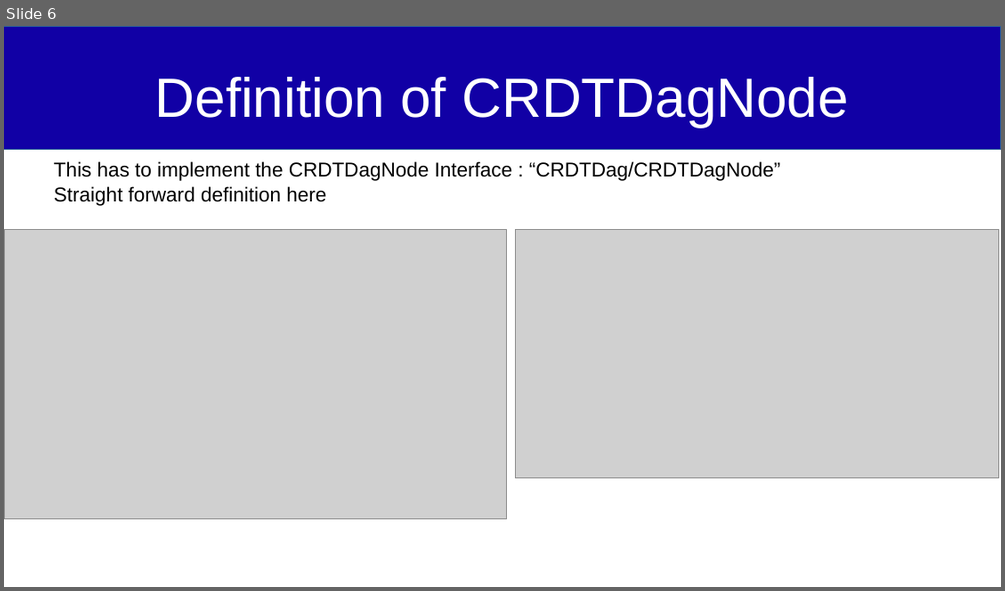
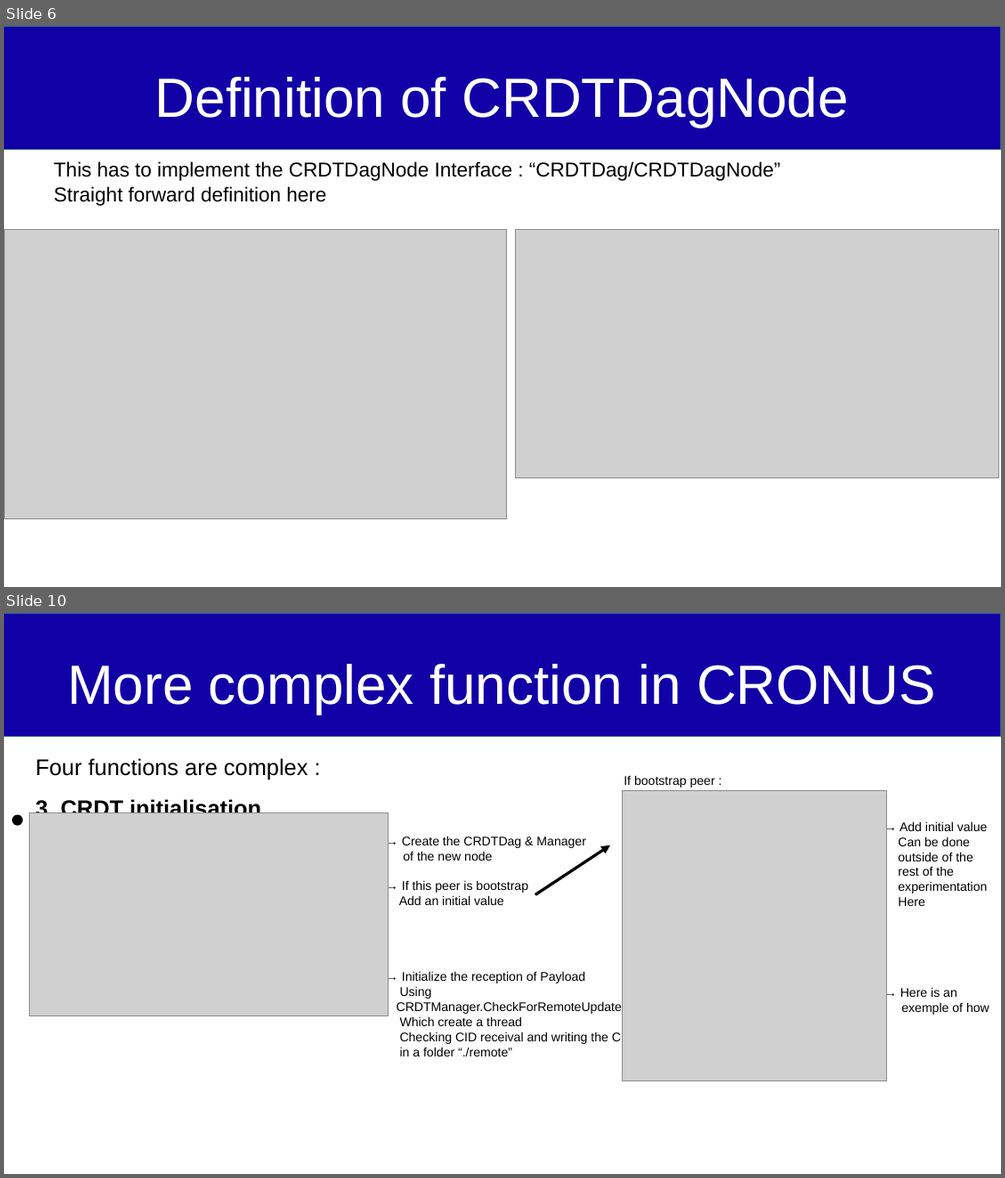
Before and after one commit to Qachr/IM-CRDT, a slide deck: CRDT_IPFS/Define your CRDT.odp. Shown one above the other, each under a label of ours: slide 6 before the commit, slides 6 and 10 after it; the slides between them are not shown. The pictures are 1005x591 and 1005x1178 pixels, drawn with LibreOffice and Linux fonts; fonts in the diff are those of the drawing; grey boxes stand for pictures. Boxes give left, top, right and bottom in pixels: in the first picture for what was removed or moved away, otherwise in the second. Text is boxed around its words. In the diff, an @@ line names an element or a change of style, - is before the commit and + after.

```diff
--- a/CRDT_IPFS/Define your CRDT.odp
+++ b/CRDT_IPFS/Define your CRDT.odp
@@ slide 10 added at <box>4,613,1001,1174</box>, background #FFFFFF @@
@@ rectangle added at <box>4,613,1001,737</box>, fill #1100A5, outline #2A6099 0 pt @@
@@ title added at <box>67,664,936,714</box>, 44 pt, text #FFFFFF @@
+More complex function in CRONUS
@@ text added at <box>35,758,308,813</box>, 18 pt, text #000000 @@
+Four functions are complex :
+3. CRDT initialisation
@@ picture added at <box>623,790,887,1081</box> @@
@@ text added at <box>623,775,715,787</box>, 10 pt, text #000000 @@
+If bootstrap peer :
@@ ellipse added at <box>12,815,23,826</box>, fill #000000 @@
@@ picture added at <box>29,813,388,1015</box> @@
@@ text added at <box>898,821,989,1014</box>, 10 pt, text #000000 @@
+→ Add initial value
+Can be done outside of the
+rest of the
+experimentation
+Here
+→ Here is an
+exemple of how
@@ text added at <box>396,835,633,1056</box>, 10 pt, text #000000 @@
+→ Create the CRDTDag & Manager
+of the new node
+→ If this peer is bootstrap
+Add an initial value
+→ Initialize the reception of Payload
+Using
+CRDTManager.CheckForRemoteUpdate
+Which create a thread
+Checking CID receival and writing the CID in a folder “./remote”
@@ arrow added from (536, 894) to (610, 845), #000000 2.3 pt @@
```
Also in this commit, not shown: 4 other slides added, 1 slide removed, 1 other file.
